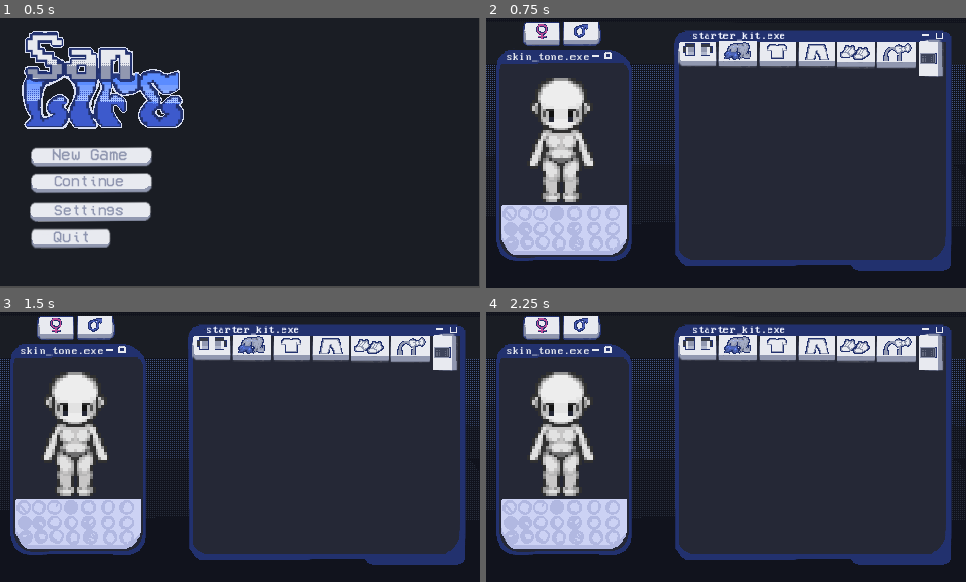
Above: before the commit, frames 1-4 (two rows, left to right).
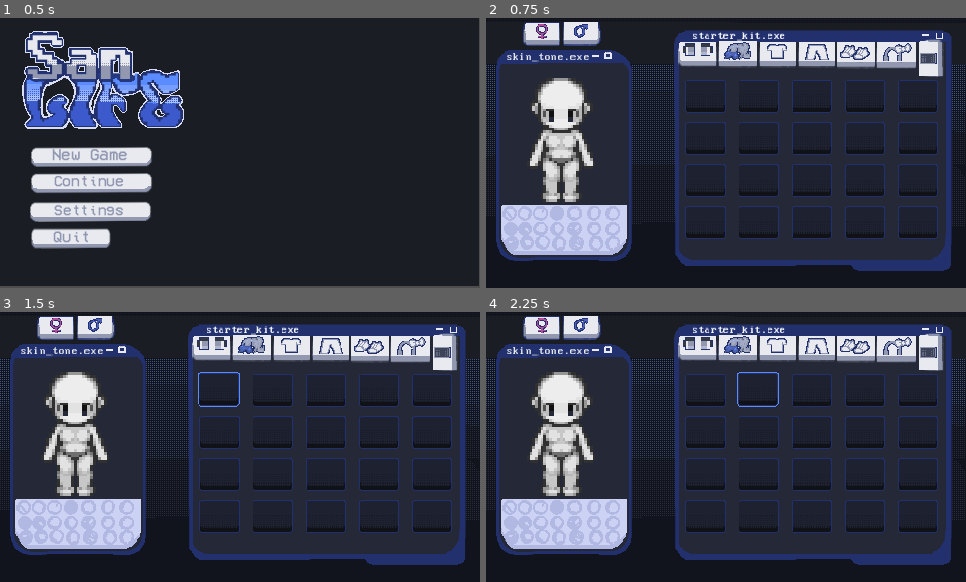
Above: after the commit, the same moments.

Repository: darkdoll4/SanLife
Game: Godot game, scene res://scenes/main_menu.tscn
Same seed, same stepped clock (60 frames per second), same inputs: the game is played once before the commit and once after it.
Inputs (mouse positions are in pixels of both pictures, inside the frame that each line leads up to):
- Up to frame 1 (0.5 s): no input
- Up to frame 2 (0.75 s): click (577, 158) at 0.5 s
- Up to frame 3 (1.5 s): click (220, 390) at 1.27 s
- Up to frame 4 (2.25 s): click (759, 390) at 2.02 s

Frame 1 is identical in both runs. In frame 2, 4.5% of the frame differs, in the area x 41-95%, y 22-82%; in frame 3, 4.5%; in frame 4, 4.6%.

Commit message:
added grid cells

Diff:
--- a/san-life/scenes/character_creator.tscn
+++ b/san-life/scenes/character_creator.tscn
@@ -22,6 +22,8 @@
 [ext_resource type="Texture2D" uid="uid://3fxg313o6vxj" path="res://assets/char creator/buttons, tabs/hats.png" id="19_x7ufa"]
 [ext_resource type="Texture2D" uid="uid://i2ru1yqxrmvi" path="res://assets/char creator/buttons, tabs/phone button.png" id="20_ix263"]
 [ext_resource type="Texture2D" uid="uid://c3pwpg0ruak1i" path="res://assets/char creator/buttons, tabs/phone selected.png" id="21_n1i1y"]
+[ext_resource type="Texture2D" uid="uid://40dd5psmywtx" path="res://assets/char creator/buttons, tabs/item box.png" id="23_rqrh5"]
+[ext_resource type="Texture2D" uid="uid://c130bx86fdepo" path="res://assets/char creator/buttons, tabs/item box selected.png" id="24_x7ufa"]
 
 [node name="CharacterCreator" type="Control" unique_id=2112353210]
 layout_mode = 3
@@ -170,3 +172,132 @@
 texture_normal = ExtResource("9_loqas")
 texture_pressed = ExtResource("10_cy6o4")
 texture_hover = ExtResource("10_cy6o4")
+
+[node name="GridContainer" type="GridContainer" parent="." unique_id=1367387893]
+layout_mode = 0
+offset_left = 194.0
+offset_top = 58.0
+offset_right = 480.0
+offset_bottom = 146.0
+scale = Vector2(0.9152108, 0.9152108)
+columns = 5
+
+[node name="grid cell" type="TextureButton" parent="GridContainer" unique_id=1790215992]
+layout_mode = 2
+texture_normal = ExtResource("23_rqrh5")
+texture_pressed = ExtResource("24_x7ufa")
+texture_hover = ExtResource("24_x7ufa")
+
+[node name="grid cell2" type="TextureButton" parent="GridContainer" unique_id=8676104]
+layout_mode = 2
+texture_normal = ExtResource("23_rqrh5")
+texture_pressed = ExtResource("24_x7ufa")
+texture_hover = ExtResource("24_x7ufa")
+
+[node name="grid cell3" type="TextureButton" parent="GridContainer" unique_id=801714786]
+layout_mode = 2
+texture_normal = ExtResource("23_rqrh5")
+texture_pressed = ExtResource("24_x7ufa")
+texture_hover = ExtResource("24_x7ufa")
+
+[node name="grid cell4" type="TextureButton" parent="GridContainer" unique_id=155709958]
+layout_mode = 2
+texture_normal = ExtResource("23_rqrh5")
+texture_pressed = ExtResource("24_x7ufa")
+texture_hover = ExtResource("24_x7ufa")
+
+[node name="TextureButton" type="TextureButton" parent="GridContainer" unique_id=1178142847]
+layout_mode = 2
+texture_normal = ExtResource("23_rqrh5")
+texture_pressed = ExtResource("24_x7ufa")
+texture_hover = ExtResource("24_x7ufa")
+
+[node name="grid cell5" type="TextureButton" parent="GridContainer" unique_id=819826362]
+layout_mode = 2
+texture_normal = ExtResource("23_rqrh5")
+texture_pressed = ExtResource("24_x7ufa")
+texture_hover = ExtResource("24_x7ufa")
+
+[node name="grid cell6" type="TextureButton" parent="GridContainer" unique_id=1576985209]
+layout_mode = 2
+texture_normal = ExtResource("23_rqrh5")
+texture_pressed = ExtResource("24_x7ufa")
+texture_hover = ExtResource("24_x7ufa")
+
+[node name="grid cell7" type="TextureButton" parent="GridContainer" unique_id=237838957]
+layout_mode = 2
+texture_normal = ExtResource("23_rqrh5")
+texture_pressed = ExtResource("24_x7ufa")
+texture_hover = ExtResource("24_x7ufa")
+
+[node name="grid cell8" type="TextureButton" parent="GridContainer" unique_id=1828835092]
+layout_mode = 2
+texture_normal = ExtResource("23_rqrh5")
+texture_pressed = ExtResource("24_x7ufa")
+texture_hover = ExtResource("24_x7ufa")
+
+[node name="grid cell9" type="TextureButton" parent="GridContainer" unique_id=1547517639]
+layout_mode = 2
+texture_normal = ExtResource("23_rqrh5")
+texture_pressed = ExtResource("24_x7ufa")
+texture_hover = ExtResource("24_x7ufa")
+
+[node name="grid cell10" type="TextureButton" parent="GridContainer" unique_id=108748343]
+layout_mode = 2
+texture_normal = ExtResource("23_rqrh5")
+texture_pressed = ExtResource("24_x7ufa")
+texture_hover = ExtResource("24_x7ufa")
+
+[node name="grid cell11" type="TextureButton" parent="GridContainer" unique_id=1453502941]
+layout_mode = 2
+texture_normal = ExtResource("23_rqrh5")
+texture_pressed = ExtResource("24_x7ufa")
+texture_hover = ExtResource("24_x7ufa")
+
+[node name="grid cell12" type="TextureButton" parent="GridContainer" unique_id=1093221884]
+layout_mode = 2
+texture_normal = ExtResource("23_rqrh5")
+texture_pressed = ExtResource("24_x7ufa")
+texture_hover = ExtResource("24_x7ufa")
+
+[node name="grid cell13" type="TextureButton" parent="GridContainer" unique_id=1449986458]
+layout_mode = 2
+texture_normal = ExtResource("23_rqrh5")
+texture_pressed = ExtResource("24_x7ufa")
+texture_hover = ExtResource("24_x7ufa")
+
+[node name="grid cell14" type="TextureButton" parent="GridContainer" unique_id=872271886]
+layout_mode = 2
+texture_normal = ExtResource("23_rqrh5")
+texture_pressed = ExtResource("24_x7ufa")
+texture_hover = ExtResource("24_x7ufa")
+
+[node name="grid cell15" type="TextureButton" parent="GridContainer" unique_id=479166508]
+layout_mode = 2
+texture_normal = ExtResource("23_rqrh5")
+texture_pressed = ExtResource("24_x7ufa")
+texture_hover = ExtResource("24_x7ufa")
+
+[node name="grid cell16" type="TextureButton" parent="GridContainer" unique_id=776518970]
+layout_mode = 2
+texture_normal = ExtResource("23_rqrh5")
+texture_pressed = ExtResource("24_x7ufa")
+texture_hover = ExtResource("24_x7ufa")
+
+[node name="grid cell17" type="TextureButton" parent="GridContainer" unique_id=550180050]
+layout_mode = 2
+texture_normal = ExtResource("23_rqrh5")
+texture_pressed = ExtResource("24_x7ufa")
+texture_hover = ExtResource("24_x7ufa")
+
+[node name="grid cell18" type="TextureButton" parent="GridContainer" unique_id=124926241]
+layout_mode = 2
+texture_normal = ExtResource("23_rqrh5")
+texture_pressed = ExtResource("24_x7ufa")
+texture_hover = ExtResource("24_x7ufa")
+
+[node name="grid cell19" type="TextureButton" parent="GridContainer" unique_id=1170980398]
+layout_mode = 2
+texture_normal = ExtResource("23_rqrh5")
+texture_pressed = ExtResource("24_x7ufa")
+texture_hover = ExtResource("24_x7ufa")
